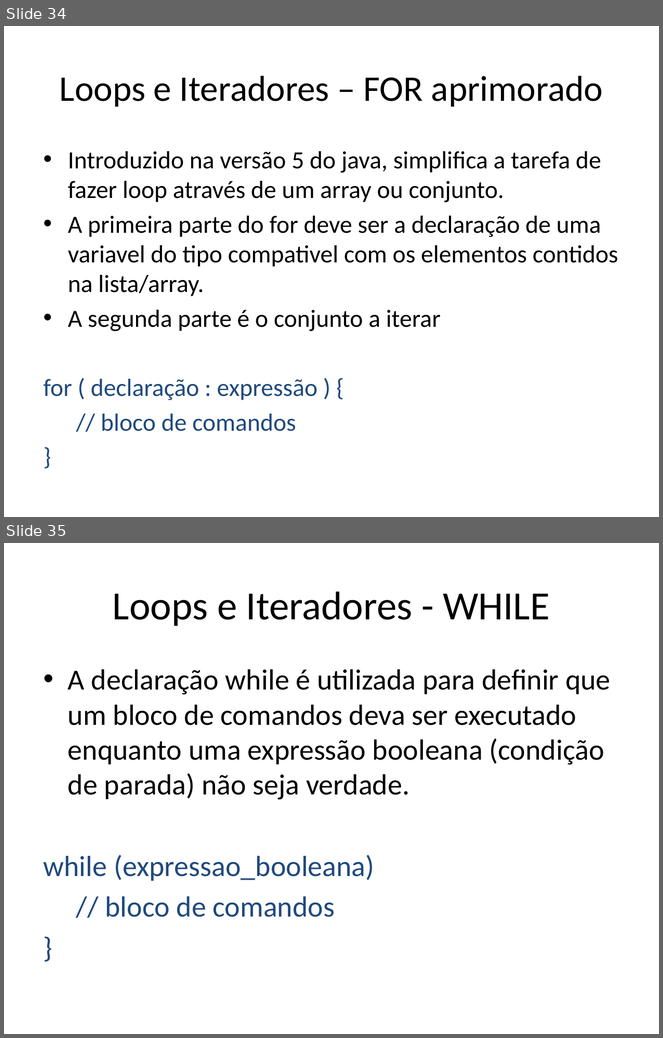
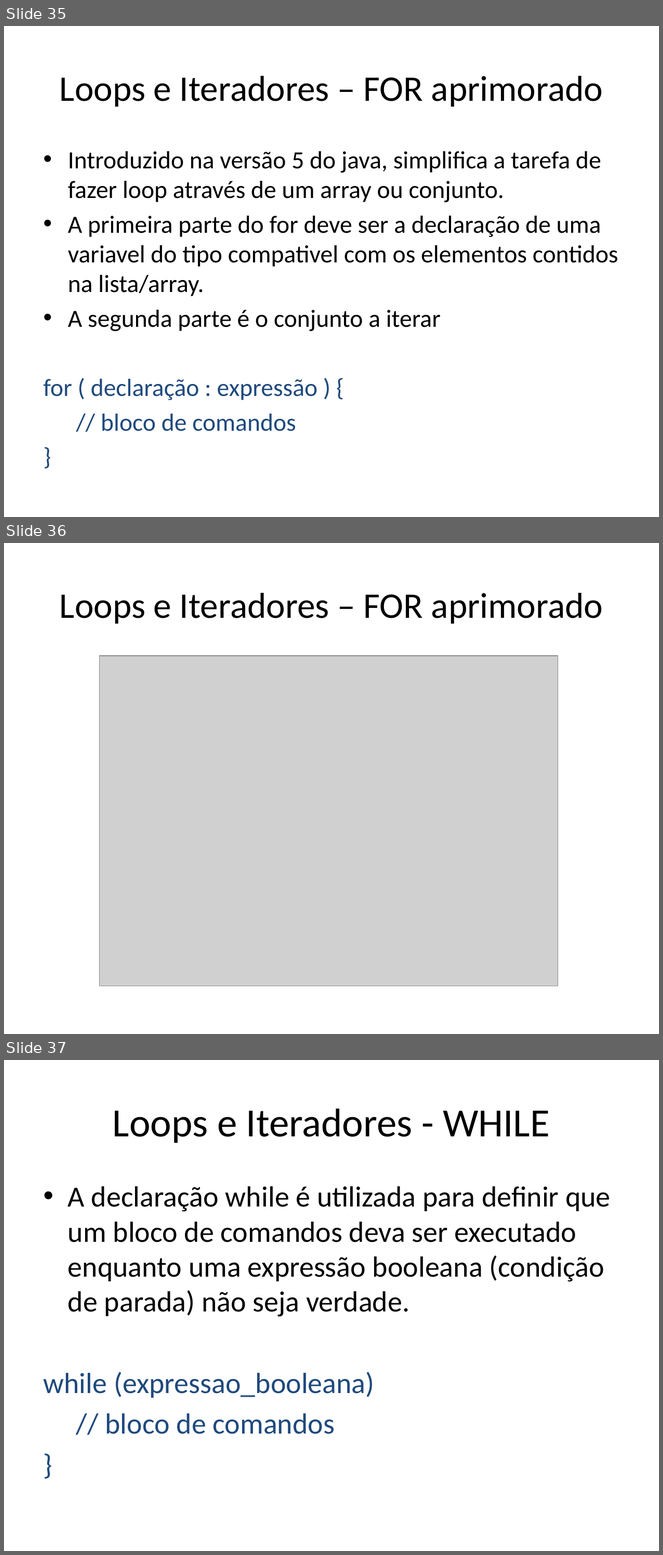
Before and after one commit to renanlessa/CursoJava, a slide deck: Documentos/Curso Java.pptx. Shown one above the other, each under a label of ours: slides 34 and 35 before the commit, slides 35, 36 and 37 after it. The pictures are 663x1038 and 663x1555 pixels, drawn with LibreOffice and Linux fonts; fonts in the diff are those of the drawing; grey boxes stand for pictures. Boxes give left, top, right and bottom in pixels: in the first picture for what was removed or moved away, otherwise in the second. Text is boxed around its words. In the diff, an @@ line names an element or a change of style, - is before the commit and + after.

```diff
--- a/Documentos/Curso Java.pptx
+++ b/Documentos/Curso Java.pptx
@@ slide 36 added at [4, 543, 659, 1034], background #FFFFFF @@
@@ title added at [60, 593, 603, 624], 39.6 pt, text #000000 @@
+Loops e Iteradores – FOR aprimorado
@@ picture added at [100, 656, 558, 986] @@
@@ what was slide 34 is now slide 35 @@
@@ what was slide 35 is now slide 37 @@
```
Also in this commit, not shown: 12 other slides added, 44 other files.
